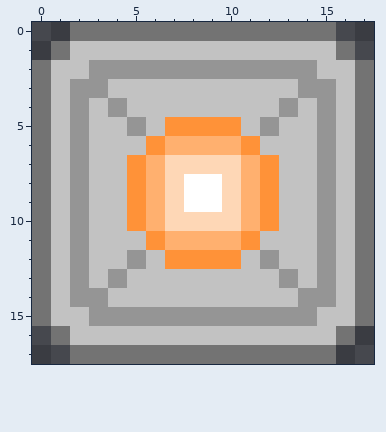
Pixel-art sprite: Project/CSCI342-GroupProject/app/src/main/res/drawable/powerup_bullet.png. The picture above was drawn from the file before the commit.
The file is 72x72 pixels, drawn in blocks of 4x4; one block is one cell here.
After:
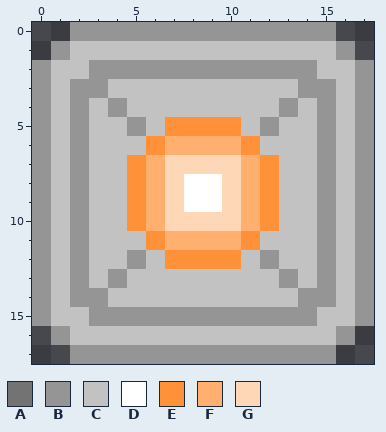
Palette (. is transparent): A #737373  B #959595  C #c2c2c2  D #ffffff  E #ff9238  F #ffb06f  G #fed7b6
The edit:
{"y":0,"x":2,"old":"AAAAAAAAAAAAAA","new":"BBBBBBBBBBBBBB"}
{"y":1,"x":1,"old":"A","new":"B"}
{"y":1,"x":16,"old":"A","new":"B"}
{"y":2,"x":0,"old":"A","new":"B"}
{"y":2,"x":17,"old":"A","new":"B"}
{"y":3,"x":0,"old":"A","new":"B"}
{"y":3,"x":17,"old":"A","new":"B"}
{"y":4,"x":0,"old":"A","new":"B"}
{"y":4,"x":17,"old":"A","new":"B"}
{"y":5,"x":0,"old":"A","new":"B"}
{"y":5,"x":17,"old":"A","new":"B"}
{"y":6,"x":0,"old":"A","new":"B"}
{"y":6,"x":17,"old":"A","new":"B"}
{"y":7,"x":0,"old":"A","new":"B"}
{"y":7,"x":17,"old":"A","new":"B"}
{"y":8,"x":0,"old":"A","new":"B"}
{"y":8,"x":17,"old":"A","new":"B"}
{"y":9,"x":0,"old":"A","new":"B"}
{"y":9,"x":17,"old":"A","new":"B"}
{"y":10,"x":0,"old":"A","new":"B"}
{"y":10,"x":17,"old":"A","new":"B"}
{"y":11,"x":0,"old":"A","new":"B"}
{"y":11,"x":17,"old":"A","new":"B"}
{"y":12,"x":0,"old":"A","new":"B"}
{"y":12,"x":17,"old":"A","new":"B"}
{"y":13,"x":0,"old":"A","new":"B"}
{"y":13,"x":17,"old":"A","new":"B"}
{"y":14,"x":0,"old":"A","new":"B"}
{"y":14,"x":17,"old":"A","new":"B"}
{"y":15,"x":0,"old":"A","new":"B"}
{"y":15,"x":17,"old":"A","new":"B"}
{"y":16,"x":1,"old":"A","new":"B"}
{"y":16,"x":16,"old":"A","new":"B"}
{"y":17,"x":2,"old":"AAAAAAAAAAAAAA","new":"BBBBBBBBBBBBBB"}
